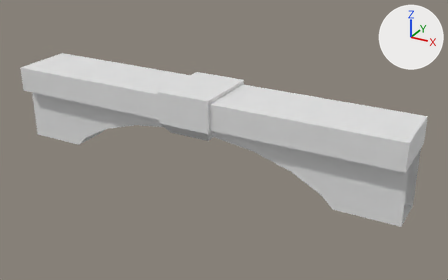
An edit to the FBX model Assets/Art/Environment/Building pieces/TestingPieces/MOD_Arch1.fbx, drawn before and after from the same camera.
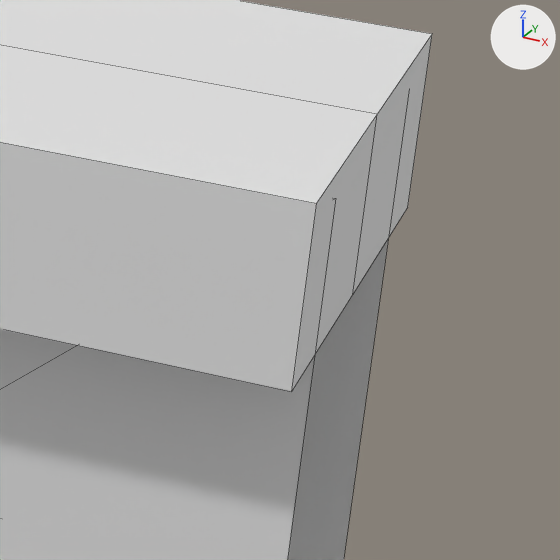
Each version appears first whole from a 50 mm lens placed at (2.419, -2.367, 1.347), pointed at (1.102, 0.027, 0.15), and next in a close-up on the part from 80% to 100% of the width and 40% to 71% of the height. Lighting does not change. The marker at upper right points along +X, +Y and +Z. The close-ups show mesh edges as thin lines. Materials are left out; every surface is plain grey. Where no turn or scale is listed for an object, it has been applied to the vertices.

Before the edit, the objects in view are built like this:
```python
me_mesh = bpy.data.meshes.new('Mesh')
me_mesh.from_pydata(...)  # 64 vertices, 49 faces; spans x 0.0..2.0, y -0.17..0.17, z 0.0..0.42
# faces by material slot: [10, 39]
me_mesh.materials.append(mat_mat2)
me_mesh.materials.append(mat_mat1)
# before: 12 (0.0, 0.16, 0.27), 13 (0.0, 0.16, 0.4), 14 (0.0, -0.16, 0.27), 15 (0.0, -0.16, 0.4), 16 (2.0, 0.16, 0.27) at pixel (407, 207)
# before: 17 (2.0, 0.16, 0.4) at pixel (432, 33), 18 (2.0, -0.16, 0.27) at pixel (291, 391), 19 (2.0, -0.16, 0.4) at pixel (316, 203), 20 (0.0, 0.0, 0.27), 21 (2.0, 0.0, 0.27) at pixel (352, 294)
# before: 22 (2.0, 0.0, 0.4) at pixel (377, 114), 23 (0.0, 0.0, 0.4), 40 (1.5, 0.1, 0.38), 41 (1.32, 0.1, 0.38), 42 (1.11, 0.1, 0.38)
# before: 43 (0.89, 0.1, 0.38), 44 (0.68, 0.1, 0.38), 45 (0.5, 0.1, 0.38), 46 (1.5, -0.1, 0.38), 47 (1.32, -0.1, 0.38)
# before: 48 (1.11, -0.1, 0.38), 49 (0.89, -0.1, 0.38), 50 (0.68, -0.1, 0.38), 51 (0.5, -0.1, 0.38), 52 (0.0, -0.1, 0.38)
# before: 53 (0.0, 0.1, 0.38), 54 (2.0, 0.1, 0.38) at pixel (409, 88), 55 (2.0, -0.1, 0.38) at pixel (335, 198)
ob_arch1 = bpy.data.objects.new('Arch1', me_mesh)
ob_arch1.location = (0.0, 0.0, 0.0)
```
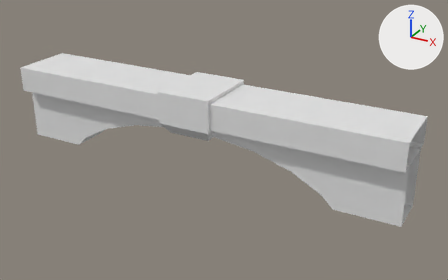
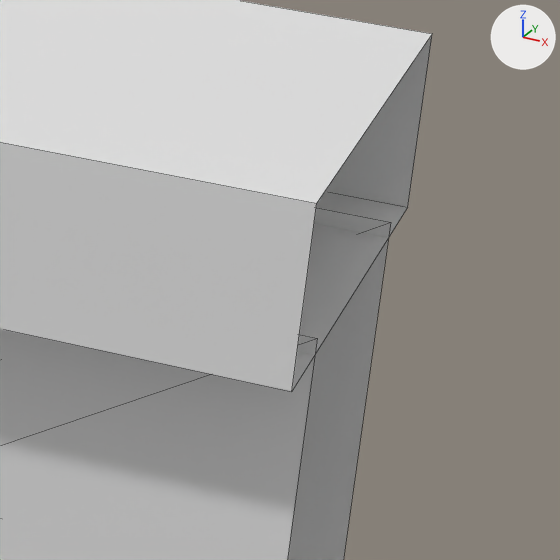
The change, as a diff of the scene's bpy script:
```diff
--- a/Assets/Art/Environment/Building pieces/TestingPieces/MOD_Arch1.fbx.py
+++ b/Assets/Art/Environment/Building pieces/TestingPieces/MOD_Arch1.fbx.py
@@ me_mesh @@
 me_mesh.from_pydata(...)  # 64 vertices, 49 faces; spans x 0.0..2.0, y -0.17..0.17, z 0.0..0.42
 # used by ob_arch1; location = (0.0, 0.0, 0.0)
 # verts and faces of me_mesh; kept vertices keep their numbers, new ones are numbered from 64
+# me_mesh part 1
+delete_vertices([*range(20, 24)])  # with the faces that use them
+for i in [*range(40, 56)]: verts[i] += (0.0, 0.0, -0.1)
+faces += [(13, 15, 19, 17), (12, 16, 18, 14)]
```

Where the change shows, as pixel boxes (x1, y1, x2, y2) in the close-ups (560 x 560 px):
part 1 of me_mesh, cut back: before (0, 35, 432, 560); after (0, 35, 431, 560)
